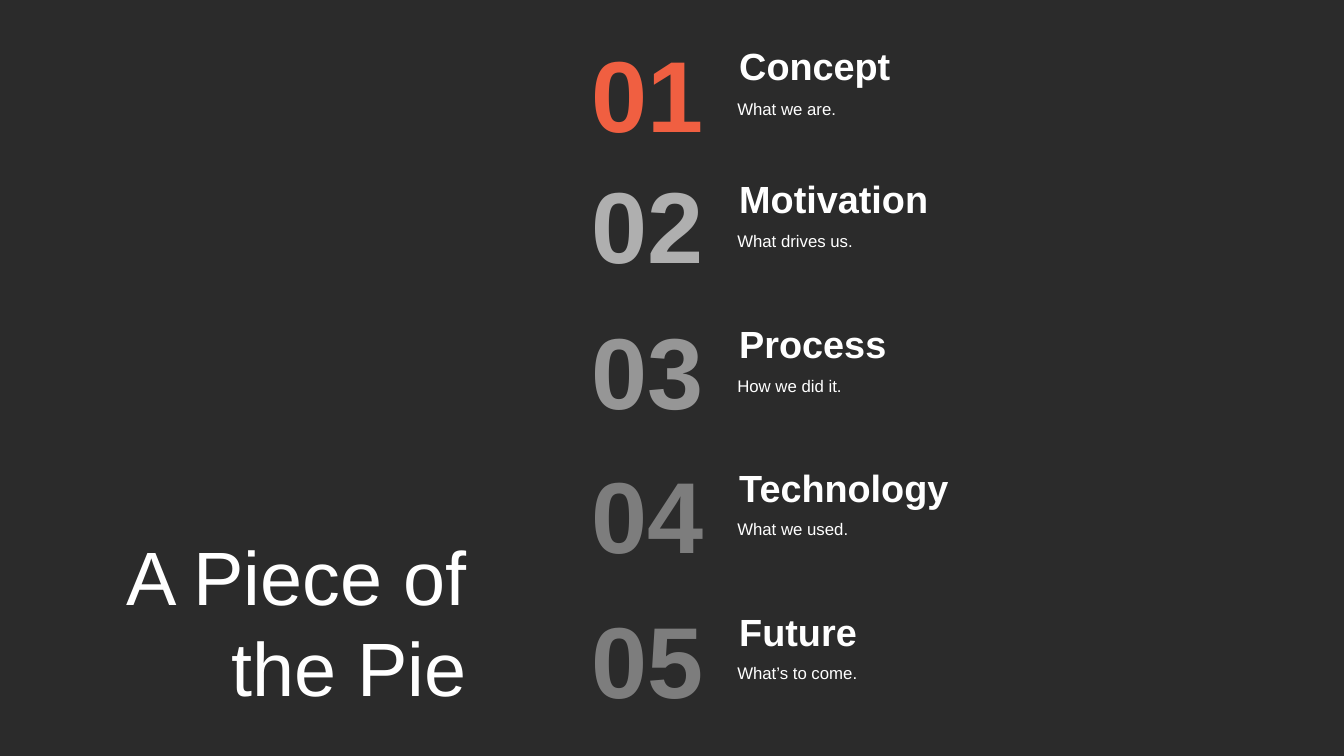
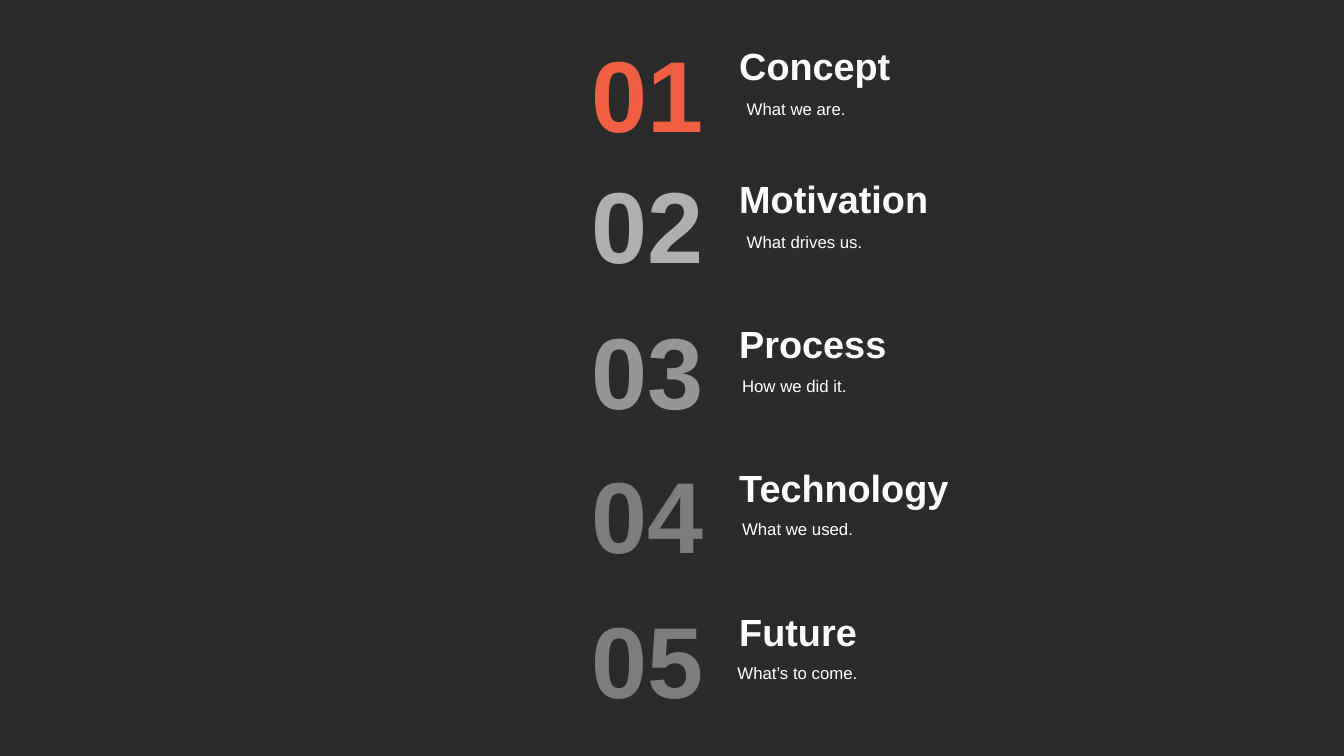
Before and after one commit to wesycool/Dice-Pizzaria, a slide deck: slide 3 of Dice-Pizzeria.pptx. Drawn at 1344x756 pixels with LibreOffice and Linux fonts; fonts in the diff are those of the drawing; background and template pictures are left out; a plain dark background stands for a picture behind light text. Boxes give left, top, right and bottom in pixels: in the first picture for what was removed or moved away, otherwise in the second. Text is boxed around its words. In the diff, an @@ line names an element or a change of style, - is before the commit and + after.

```diff
--- a/Dice-Pizzeria.pptx
+++ b/Dice-Pizzeria.pptx
@@ 4 texts: place and size @@
-4 texts at [737, 103, 852, 535]
+4 texts at [742, 103, 862, 535]
@@ text removed at [126, 550, 466, 697] @@
-A Piece of the Pie
```
Also in this commit, not shown: 5 other slides changed, 5 slides added, 2 slides removed.
